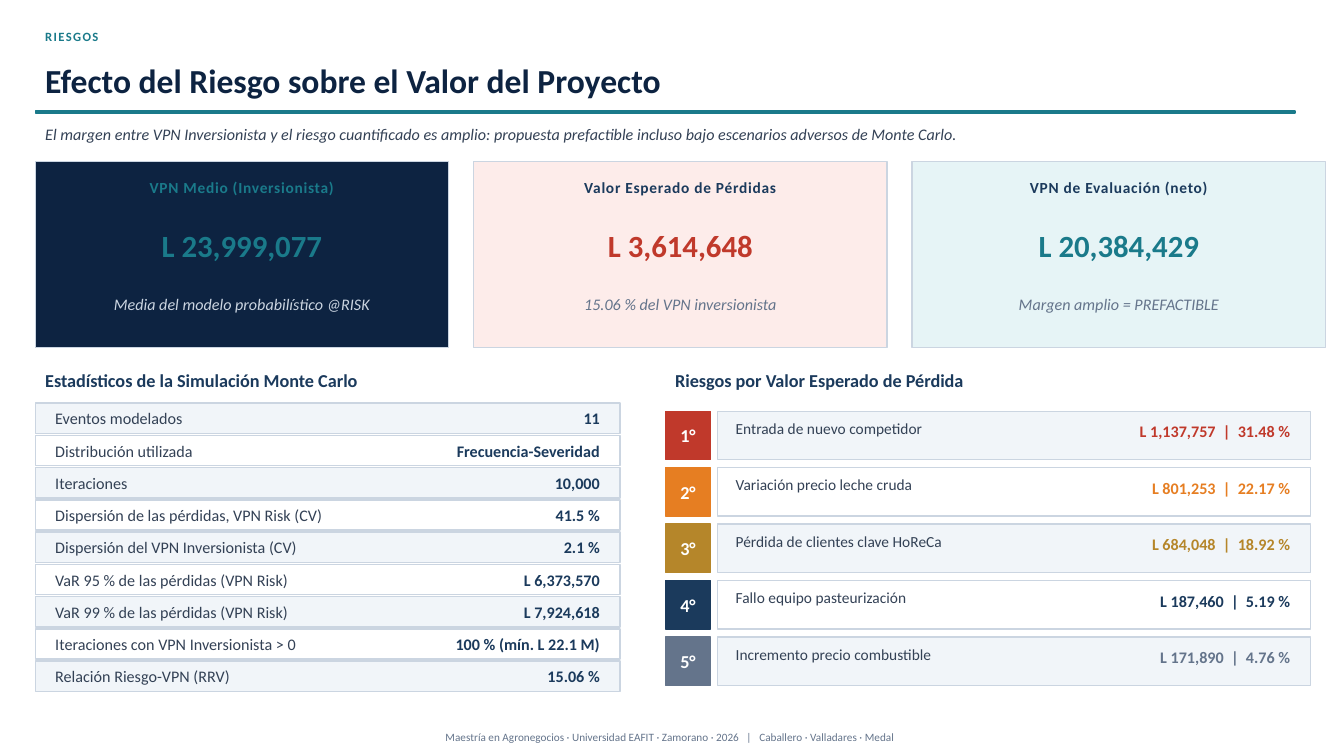
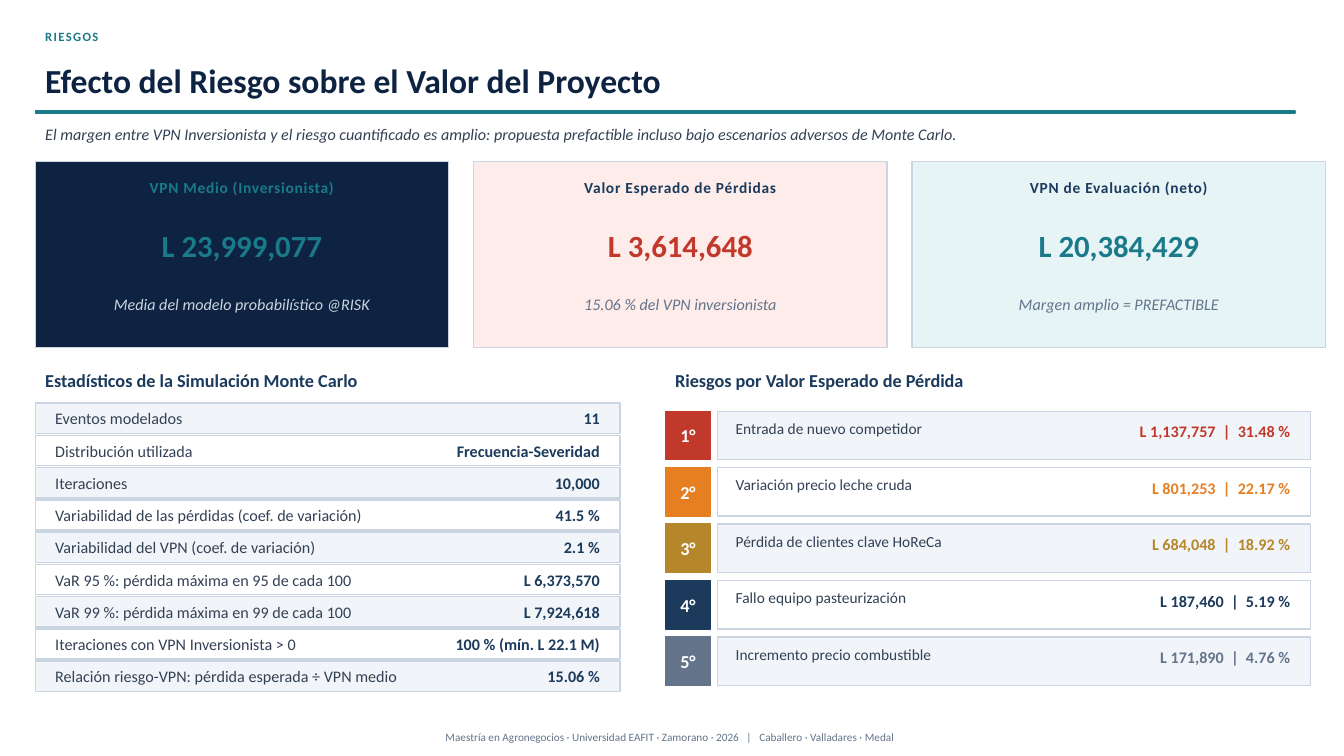
Before and after one commit to modelqdeluxe-ops/ss, a slide deck: slide 30 of Defensa_Tesis_Jaime_Fredy_Horacio_corregida.pptx. Drawn at 1344x756 pixels with LibreOffice and Linux fonts; fonts in the diff are those of the drawing. Boxes give left, top, right and bottom in pixels: in the first picture for what was removed or moved away, otherwise in the second. Text is boxed around its words. In the diff, an @@ line names an element or a change of style, - is before the commit and + after.

```diff
--- a/Defensa_Tesis_Jaime_Fredy_Horacio_corregida.pptx
+++ b/Defensa_Tesis_Jaime_Fredy_Horacio_corregida.pptx
@@ text at bbox=[55, 509, 361, 524]: text changed @@
-Dispersión de las pérdidas, VPN Risk (CV)
+Variabilidad de las pérdidas (coef. de variación)
@@ text at bbox=[55, 541, 315, 555]: text changed @@
-Dispersión del VPN Inversionista (CV)
+Variabilidad del VPN (coef. de variación)
@@ text at bbox=[55, 575, 351, 589]: text changed @@
-VaR 95 % de las pérdidas (VPN Risk)
+VaR 95 %: pérdida máxima en 95 de cada 100
@@ text at bbox=[55, 607, 351, 621]: text changed @@
-VaR 99 % de las pérdidas (VPN Risk)
+VaR 99 %: pérdida máxima en 99 de cada 100
@@ text at bbox=[55, 671, 397, 685]: text changed @@
-Relación Riesgo-VPN (RRV)
+Relación riesgo-VPN: pérdida esperada ÷ VPN medio
```
Also in this commit, not shown: 9 other slides changed, 1 slide removed, 2 other files.
